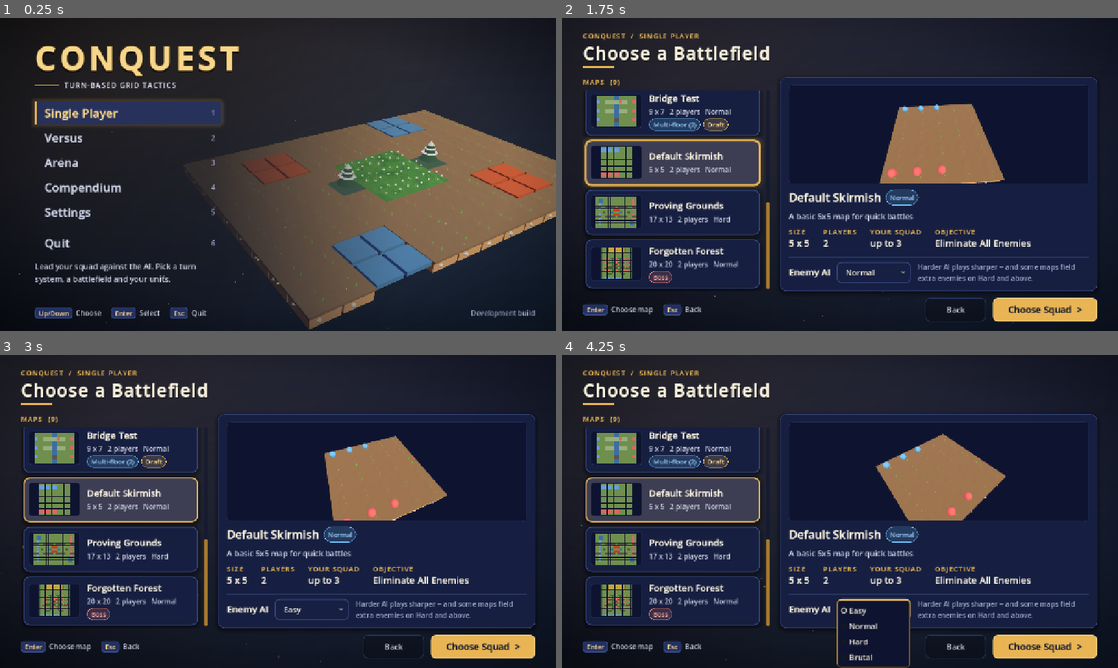
Above: before the commit, frames 1-4 (two rows, left to right).
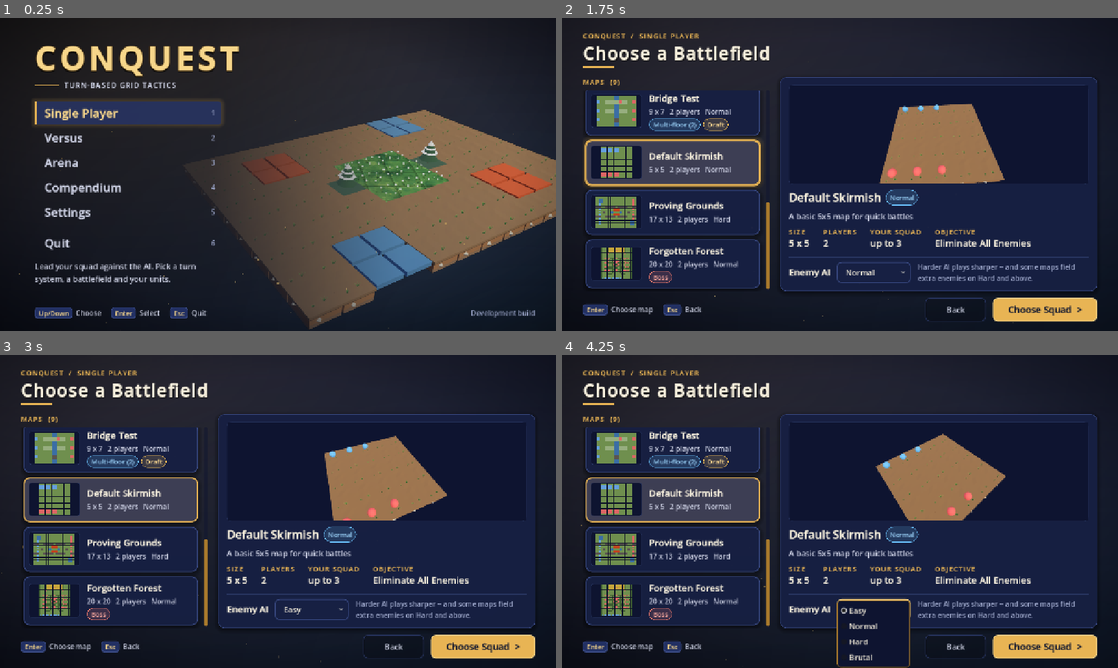
Above: after the commit, the same moments.

Repository: K-ennethA/Conquest
Game: Godot game, scene res://menus/MainMenu.tscn
Two runs of this game, one before a commit and one after it. Both use one fixed random seed, a clock stepped at 60 frames per second and the inputs below.
Inputs (mouse positions are in pixels of both pictures, inside the frame that each line leads up to):
- Up to frame 1 (0.25 s): no input
- Up to frame 2 (1.75 s): click "Single Player" at 0.5 s; click (739, 190) at 1.25 s
- Up to frame 3 (3 s): click "Normal" at 2 s; click "Normal" at 2.75 s
- Up to frame 4 (4.25 s): click "Easy" at 3.5 s

The runs differ from the first frame. In frame 1, 1.3% of the frame differs, in the area x 45-100%, y 30-100%; in frame 2, less than 0.1%; in frame 3, less than 0.1%; in frame 4, less than 0.1%.

Commit message:
feat(tiles): painterly grass tile
Shader: world-space lush/sun-dried field drift, domain-warped brush
strokes along the wind, cellular clover clumps, rare wildflower specks,
posterized ramp; fake bevel + fine seam so every cell reads on the grid
(the old edge darkening used UVs the generated cap mesh never had).
Deeper palette so units pop.

Geometry (LowPolyTileBuilder): curved 3-5 blade tufts with base->tip
gradient and lush/dry tips, occasional wildflowers and pebbles, layered
humus/earth/clay soil sides instead of flat tan, and a gentle wind sway
on everything above the grass surface. Before/after in
docs/screenshots/grass/.

Co-Authored-By: Claude Opus 5.5 <noreply@anthropic.com>
Claude-Session: https://claude.ai/code/session_0162bpEGUe9eHwfx1BhGZr9d

Diff:
--- a/tile_objects/tiles/lowpoly/LowPolyTileBuilder.gd
+++ b/tile_objects/tiles/lowpoly/LowPolyTileBuilder.gd
@@ -25,10 +25,33 @@
 const DIRT_BOTTOM: float = -0.7
 const DIRT_HALF: float = 0.94      # inset so the green cap overhangs the dirt
 
-const DIRT_COLOR: Color = Color(0.82, 0.55, 0.35, 1.0)   # warm tan (like the ref)
-const DIRT_DARK: Color = Color(0.66, 0.42, 0.26, 1.0)
-const ROCK_COLOR: Color = Color(0.86, 0.86, 0.83, 1.0)   # light stone
-const TUFT_COLOR: Color = Color(0.42, 0.78, 0.30, 1.0)
+# Layered soil sides: a dark humus band under the grass lip, warm earth in the
+# middle, a cooler clay base. Two shades per band alternate by face so the block
+# still reads as faceted under flat lighting.
+const DIRT_COLOR: Color = Color(0.55, 0.37, 0.23, 1.0)   # warm earth (mid band)
+const DIRT_DARK: Color = Color(0.45, 0.29, 0.18, 1.0)
+const HUMUS_COLOR: Color = Color(0.30, 0.21, 0.14, 1.0)  # dark top band
+const HUMUS_DARK: Color = Color(0.24, 0.17, 0.11, 1.0)
+const CLAY_COLOR: Color = Color(0.47, 0.36, 0.27, 1.0)   # cooler bottom band
+const CLAY_DARK: Color = Color(0.39, 0.29, 0.22, 1.0)
+const HUMUS_BOTTOM: float = -0.16
+const CLAY_TOP: float = -0.48
+const ROCK_COLOR: Color = Color(0.74, 0.73, 0.68, 1.0)   # weathered stone
+const ROCK_DARK: Color = Color(0.58, 0.57, 0.53, 1.0)
+
+# Short-grass tuft gradient (opaque): shadowed base -> leaf green -> sunlit tip.
+# Each tuft picks a lush or a sun-dried variant so the field isn't uniform.
+const TUFT_BASE: Color = Color(0.10, 0.27, 0.12, 1.0)
+const TUFT_MID: Color = Color(0.25, 0.50, 0.21, 1.0)
+const TUFT_TIP: Color = Color(0.55, 0.74, 0.32, 1.0)
+const TUFT_TIP_DRY: Color = Color(0.72, 0.74, 0.38, 1.0)
+const FLOWER_COLORS: Array[Color] = [
+	Color(0.97, 0.96, 0.90, 1.0),   # daisy white
+	Color(0.99, 0.83, 0.30, 1.0),   # buttercup yellow
+	Color(0.80, 0.68, 0.97, 1.0),   # lilac
+]
+const FLOWER_CENTRE: Color = Color(0.96, 0.66, 0.16, 1.0)
+const STEM_COLOR: Color = Color(0.20, 0.42, 0.18, 1.0)
 
 # Tall-grass blade gradient: a dark green base rising to a bright, faintly
 # yellow-green tip -- the stylized "clump of pointed blades" look. Applied per
@@ -42,7 +65,7 @@
 const GRASS_BLADE_TIP: Color = Color(0.44, 0.82, 0.32, 0.68)   # bright (but still green) lit tip
 
 var _rng: int = 1
-static var _decor_mat: StandardMaterial3D = null
+static var _decor_mat: ShaderMaterial = null
 static var _grass_mat: StandardMaterial3D = null
 
 
@@ -154,25 +177,33 @@
 	var n := PackedVector3Array()
 	var c := PackedColorArray()
 
-	# Dirt base: a faceted box from DIRT_TOP down to DIRT_BOTTOM, inset under the cap.
+	# Dirt base: a faceted box from DIRT_TOP down to DIRT_BOTTOM, inset under the cap,
+	# built as three soil bands (humus / earth / clay) for a layered cross-section.
 	var d := DIRT_HALF
 	var top := DIRT_TOP
 	var bot := DIRT_BOTTOM
-	var corners_top := [
-		Vector3(-d, top, -d), Vector3(d, top, -d), Vector3(d, top, d), Vector3(-d, top, d)]
 	var corners_bot := [
 		Vector3(-d, bot, -d), Vector3(d, bot, -d), Vector3(d, bot, d), Vector3(-d, bot, d)]
-	for i in range(4):
-		var t0: Vector3 = corners_top[i]
-		var t1: Vector3 = corners_top[(i + 1) % 4]
-		var b0: Vector3 = corners_bot[i]
-		var b1: Vector3 = corners_bot[(i + 1) % 4]
-		var outward := ((t0 + t1) * 0.5)
-		outward.y = 0.0
-		outward = outward.normalized()
-		var shade: Color = DIRT_COLOR if (i % 2 == 0) else DIRT_DARK
-		_tri(v, n, c, t0, t1, b1, outward, shade)
-		_tri(v, n, c, t0, b1, b0, outward, shade)
+	var bands := [
+		[top, HUMUS_BOTTOM, HUMUS_COLOR, HUMUS_DARK],
+		[HUMUS_BOTTOM, CLAY_TOP, DIRT_COLOR, DIRT_DARK],
+		[CLAY_TOP, bot, CLAY_COLOR, CLAY_DARK],
+	]
+	var xz := [Vector2(-d, -d), Vector2(d, -d), Vector2(d, d), Vector2(-d, d)]
+	for band in bands:
+		var y0: float = band[0]
+		var y1: float = band[1]
+		for i in range(4):
+			var p0: Vector2 = xz[i]
+			var p1: Vector2 = xz[(i + 1) % 4]
+			var t0 := Vector3(p0.x, y0, p0.y)
+			var t1 := Vector3(p1.x, y0, p1.y)
+			var b0 := Vector3(p0.x, y1, p0.y)
+			var b1 := Vector3(p1.x, y1, p1.y)
+			var outward := Vector3((p0.x + p1.x) * 0.5, 0.0, (p0.y + p1.y) * 0.5).normalized()
+			var shade: Color = band[2] if (i % 2 == 0) else band[3]
+			_tri(v, n, c, t0, t1, b1, outward, shade)
+			_tri(v, n, c, t0, b1, b0, outward, shade)
 	# Dirt bottom cap (so it's solid from below at edges).
 	_tri(v, n, c, corners_bot[0], corners_bot[1], corners_bot[2], Vector3.DOWN, DIRT_DARK)
 	_tri(v, n, c, corners_bot[0], corners_bot[2], corners_bot[3], Vector3.DOWN, DIRT_DARK)
@@ -199,19 +230,35 @@
 	#   MEADOW -> slightly denser,  TREE -> a few (tree prop owns the centre),
 	#   DIRT   -> 0-2 sparse blades (it's a dirt patch, not grassy).
 	if style != Style.TALL_GRASS:
-		var tuft_count: int = 5
+		var tuft_count: int = 8
+		var flower_chance: float = 0.45
 		match style:
 			Style.MEADOW:
-				tuft_count = 7
+				tuft_count = 10
+				flower_chance = 0.9
 			Style.TREE:
-				tuft_count = 4
+				tuft_count = 5
+				flower_chance = 0.2
 			Style.DIRT:
 				tuft_count = int(_rand() * 3.0)
+				flower_chance = 0.0
 		for t in range(tuft_count):
-			var bx: float = _rand_range(-0.7, 0.7)
-			var bz: float = _rand_range(-0.7, 0.7)
-			var th: float = _rand_range(0.14, 0.24)
-			_add_tuft(v, n, c, Vector3(bx, CAP_TOP, bz), th)
+			var bx: float = _rand_range(-0.78, 0.78)
+			var bz: float = _rand_range(-0.78, 0.78)
+			var th: float = _rand_range(0.13, 0.27)
+			_add_blade_tuft(v, n, c, Vector3(bx, CAP_TOP, bz), th)
+		# A couple of wildflowers and the odd pebble for visual interest.
+		var flowers: int = 0
+		if _rand() < flower_chance:
+			flowers = 1 + int(_rand() * 2.0)
+		for f in range(flowers):
+			var fx: float = _rand_range(-0.7, 0.7)
+			var fz: float = _rand_range(-0.7, 0.7)
+			_add_flower(v, n, c, Vector3(fx, CAP_TOP, fz), _rand_range(0.12, 0.2))
+		if style != Style.DIRT and _rand() < 0.35:
+			var px: float = _rand_range(-0.7, 0.7)
+			var pz: float = _rand_range(-0.7, 0.7)
+			_add_pebble(v, n, c, Vector3(px, CAP_TOP, pz), _rand_range(0.04, 0.07))
 
 	return _mesh(v, n, c)
 
@@ -244,19 +291,89 @@
 		var a: Vector3 = ring[i]
 		var b: Vector3 = ring[(i + 1) % 4]
 		_tri(v, n, c, top, a, b, (((top + a + b) / 3.0) - center), ROCK_COLOR)
-		_tri(v, n, c, bot, b, a, (((bot + a + b) / 3.0) - center), ROCK_COLOR)
-
-
-func _add_tuft(v: PackedVector3Array, n: PackedVector3Array, c: PackedColorArray, base: Vector3, h: float) -> void:
-	# A thin tapered 3-sided spike.
-	var w: float = 0.05
-	var tip := base + Vector3(_rand_range(-0.03, 0.03), h, _rand_range(-0.03, 0.03))
-	var b0 := base + Vector3(-w, 0, -w * 0.5)
-	var b1 := base + Vector3(w, 0, -w * 0.5)
-	var b2 := base + Vector3(0, 0, w)
-	_tri(v, n, c, b0, b1, tip, Vector3(0, 0, -1), TUFT_COLOR)
-	_tri(v, n, c, b1, b2, tip, Vector3(1, 0, 1).normalized(), TUFT_COLOR)
-	_tri(v, n, c, b2, b0, tip, Vector3(-1, 0, 1).normalized(), TUFT_COLOR)
+		_tri(v, n, c, bot, b, a, (((bot + a + b) / 3.0) - center), ROCK_DARK)
+
+
+## A short-grass tuft: 3-5 curved, tapered blades fanning out from [param base].
+## Each blade is a 3-sided spike in two segments (base ring -> bent mid ring -> tip)
+## so it reads as a curved leaf from any angle without double-sided rendering. Tip
+## colour is lush or sun-dried per tuft.
+func _add_blade_tuft(v: PackedVector3Array, n: PackedVector3Array, c: PackedColorArray, base: Vector3, h: float) -> void:
+	var blades: int = 3 + int(_rand() * 3.0)
+	var tip_col: Color = TUFT_TIP if _rand() < 0.7 else TUFT_TIP_DRY
+	var spin: float = _rand() * TAU
+	for i in range(blades):
+		var ang: float = spin + TAU * float(i) / float(blades) + _rand_range(-0.4, 0.4)
+		var dir := Vector3(cos(ang), 0.0, sin(ang))
+		var bh: float = h * _rand_range(0.7, 1.15)
+		var lean: float = bh * _rand_range(0.35, 0.8)
+		var w: float = 0.028
+		var root: Vector3 = base + dir * 0.02
+		var mid: Vector3 = root + dir * (lean * 0.35) + Vector3(0.0, bh * 0.6, 0.0)
+		var tip: Vector3 = root + dir * lean + Vector3(0.0, bh, 0.0)
+		var ring0 := _ring(root, dir, w)
+		var ring1 := _ring(mid, dir, w * 0.55)
+		for k in range(3):
+			var a0: Vector3 = ring0[k]
+			var a1: Vector3 = ring0[(k + 1) % 3]
+			var m0: Vector3 = ring1[k]
+			var m1: Vector3 = ring1[(k + 1) % 3]
+			var out: Vector3 = ((a0 + a1) * 0.5 - root)
+			out.y = 0.0
+			out = out.normalized() + Vector3(0.0, 0.35, 0.0)
+			_tri_grad(v, n, c, a0, a1, m1, out, TUFT_BASE, TUFT_BASE, TUFT_MID)
+			_tri_grad(v, n, c, a0, m1, m0, out, TUFT_BASE, TUFT_MID, TUFT_MID)
+			_tri_grad(v, n, c, m0, m1, tip, out, TUFT_MID, TUFT_MID, tip_col)
+
+
+## Three points around [param centre] in the plane across [param dir] (a thin
+## triangular cross-section for a blade).
+func _ring(centre: Vector3, dir: Vector3, w: float) -> Array:
+	var side := Vector3(-dir.z, 0.0, dir.x)
+	return [centre + side * w, centre - side * w, centre - dir * w * 0.9]
+
+
+## A tiny wildflower: a thin stem and a flat five-petal star facing up.
+func _add_flower(v: PackedVector3Array, n: PackedVector3Array, c: PackedColorArray, base: Vector3, h: float) -> void:
+	var head: Vector3 = base + Vector3(_rand_range(-0.03, 0.03), h, _rand_range(-0.03, 0.03))
+	var sw: float = 0.012
+	var s0 := base + Vector3(-sw, 0.0, 0.0)
+	var s1 := base + Vector3(sw, 0.0, 0.0)
+	var s2 := base + Vector3(0.0, 0.0, sw)
+	_tri(v, n, c, s0, s1, head, Vector3(0, 0, -1), STEM_COLOR)
+	_tri(v, n, c, s1, s2, head, Vector3(1, 0, 1).normalized(), STEM_COLOR)
+	_tri(v, n, c, s2, s0, head, Vector3(-1, 0, 1).normalized(), STEM_COLOR)
+	var col: Color = FLOWER_COLORS[int(_rand() * float(FLOWER_COLORS.size())) % FLOWER_COLORS.size()]
+	var r: float = _rand_range(0.045, 0.065)
+	var spin: float = _rand() * TAU
+	var centre := head + Vector3(0.0, 0.004, 0.0)
+	for i in range(5):
+		var a: float = spin + TAU * float(i) / 5.0
+		var tip := head + Vector3(cos(a) * r, 0.0, sin(a) * r)
+		var l := head + Vector3(cos(a - 0.5) * r * 0.45, 0.0, sin(a - 0.5) * r * 0.45)
+		var rr := head + Vector3(cos(a + 0.5) * r * 0.45, 0.0, sin(a + 0.5) * r * 0.45)
+		_tri(v, n, c, l, tip, rr, Vector3.UP, col)
+		_tri(v, n, c, head, l, rr, Vector3.UP, col)
+	var cr: float = r * 0.3
+	for i in range(5):
+		var a0: float = TAU * float(i) / 5.0
+		var a1: float = TAU * float(i + 1) / 5.0
+		_tri(v, n, c, centre, centre + Vector3(cos(a0) * cr, 0.0, sin(a0) * cr),
+			centre + Vector3(cos(a1) * cr, 0.0, sin(a1) * cr), Vector3.UP, FLOWER_CENTRE)
+
+
+## A small half-buried pebble on the grass (low faceted dome).
+func _add_pebble(v: PackedVector3Array, n: PackedVector3Array, c: PackedColorArray, centre: Vector3, s: float) -> void:
+	var top := centre + Vector3(0.0, s * 0.8, 0.0)
+	var ring: Array = []
+	for i in range(5):
+		var a: float = TAU * float(i) / 5.0 + _rand_range(-0.2, 0.2)
+		ring.append(centre + Vector3(cos(a) * s * 1.3, 0.0, sin(a) * s))
+	for i in range(5):
+		var a: Vector3 = ring[i]
+		var b: Vector3 = ring[(i + 1) % 5]
+		var col: Color = ROCK_COLOR if (i % 2 == 0) else ROCK_DARK
+		_tri(v, n, c, top, a, b, ((top + a + b) / 3.0) - centre, col)
 
 
 ## A bushy clump of pointed grass blades fanning out from [param base] to roughly
@@ -351,12 +468,34 @@
 	return m
 
 
-func _get_decor_mat() -> StandardMaterial3D:
+## Shared vertex-coloured material for the dirt base, rocks, tufts and flowers.
+## Anything above the grass surface (CAP_TOP) sways gently in the wind, more at the
+## tips; the soil block below never moves. World-space phase so neighbouring tiles
+## ripple together like one field.
+func _get_decor_mat() -> ShaderMaterial:
 	if _decor_mat == null:
-		_decor_mat = StandardMaterial3D.new()
-		_decor_mat.vertex_color_use_as_albedo = true
-		_decor_mat.roughness = 1.0
-		_decor_mat.metallic = 0.0
+		var sh := Shader.new()
+		sh.code = """
+shader_type spatial;
+render_mode cull_back;
+uniform float sway_strength = 0.035;
+uniform float sway_speed = 1.3;
+uniform float ground_y = %f;
+void vertex() {
+	float above = max(VERTEX.y - ground_y, 0.0);
+	vec3 wp = (MODEL_MATRIX * vec4(VERTEX, 1.0)).xyz;
+	float ph = TIME * sway_speed + wp.x * 0.7 + wp.z * 0.45;
+	float k = above * above * 6.0;
+	VERTEX.x += sin(ph) * sway_strength * k;
+	VERTEX.z += cos(ph * 0.8) * sway_strength * 0.6 * k;
+}
+void fragment() {
+	ALBEDO = COLOR.rgb;
+	ROUGHNESS = 1.0;
+}
+""" % CAP_TOP
+		_decor_mat = ShaderMaterial.new()
+		_decor_mat.shader = sh
 	return _decor_mat
 
 
--- a/tile_objects/tiles/materials/stylized_grass_material.tres
+++ b/tile_objects/tiles/materials/stylized_grass_material.tres
@@ -6,14 +6,3 @@
 resource_name = "StylizedGrass"
 render_priority = 0
 shader = ExtResource("1_grass")
-shader_parameter/grass_dark = Color(0.17, 0.4, 0.19, 1)
-shader_parameter/grass_mid = Color(0.29, 0.56, 0.25, 1)
-shader_parameter/grass_bright = Color(0.47, 0.72, 0.34, 1)
-shader_parameter/blade_scale = 3.5
-shader_parameter/tuft_scale = 1.4
-shader_parameter/pattern_contrast = 0.8
-shader_parameter/wind_speed = 0.4
-shader_parameter/wind_strength = 0.14
-shader_parameter/wind_dir = Vector2(1, 0.35)
-shader_parameter/edge_darken = 0.22
-shader_parameter/edge_softness = 0.78
--- a/tile_objects/tiles/shaders/stylized_grass.gdshader
+++ b/tile_objects/tiles/shaders/stylized_grass.gdshader
@@ -2,38 +2,62 @@
 render_mode cull_back, diffuse_toon, specular_disabled;
 
 // =============================================================
-//  Stylized Animated Grass  (top-down tactics tiles)
+//  Stylized Painterly Grass  (top-down tactics tiles)
 //  - Fully procedural: needs NO texture assets.
 //  - Pattern is driven by WORLD position, so every grass tile
 //    sharing this material forms ONE continuous, seamless field.
-//  - Gentle wind ripple so the grass reads as "alive".
-//  - Toon diffuse for a clean, non-realistic animated look.
+//  - Layers (bottom -> top):
+//      1. Field tint: very low-frequency drift between a lush and a
+//         sun-dried palette, so a big map isn't one flat green.
+//      2. Painterly strokes: domain-warped fbm stretched along the wind,
+//         reading like brushed grass rather than noise.
+//      3. Clover clumps: soft cellular blobs, slightly darker/cooler.
+//      4. Wildflower specks: rare, tiny, colour-varied dots (near only).
+//  - Tile readability: a fake bevel (lit top-left rim, shaded bottom-right
+//    rim) plus a fine seam, instead of a flat uniform edge darkening.
+//  - Gentle wind drift so the field reads as "alive".
 //  Reuse: assign this same material to any grass tile.
 // =============================================================
 
 group_uniforms Palette;
-uniform vec3 grass_dark   : source_color = vec3(0.09, 0.28, 0.12);
-uniform vec3 grass_mid    : source_color = vec3(0.22, 0.52, 0.20);
-uniform vec3 grass_bright : source_color = vec3(0.50, 0.74, 0.32);
+uniform vec3 grass_dark   : source_color = vec3(0.11, 0.26, 0.15);
+uniform vec3 grass_mid    : source_color = vec3(0.21, 0.41, 0.20);
+uniform vec3 grass_bright : source_color = vec3(0.41, 0.58, 0.27);
+// Sun-dried patches blended in by the field tint (warmer, yellower).
+uniform vec3 grass_dry    : source_color = vec3(0.50, 0.54, 0.28);
+// Cool shadowed clover.
+uniform vec3 clover_color : source_color = vec3(0.12, 0.33, 0.24);
 group_uniforms;
 
 group_uniforms Pattern;
-// Higher = finer/denser vertical blade streaks.
-uniform float blade_scale : hint_range(1.0, 30.0) = 9.0;
+// Higher = finer/denser brush strokes.
+uniform float blade_scale : hint_range(1.0, 30.0) = 5.0;
 // Size of the lighter/darker grass clumps (tufts).
-uniform float tuft_scale : hint_range(0.25, 8.0) = 2.0;
+uniform float tuft_scale : hint_range(0.25, 8.0) = 1.1;
 // Push the two-tone contrast up or down.
-uniform float pattern_contrast : hint_range(0.2, 3.0) = 1.15;
+uniform float pattern_contrast : hint_range(0.2, 3.0) = 1.0;
+// World-space size of the lush <-> dry field drift (smaller = broader patches).
+uniform float field_scale : hint_range(0.01, 1.0) = 0.07;
+uniform float dry_amount : hint_range(0.0, 1.0) = 0.35;
+uniform float clover_amount : hint_range(0.0, 1.0) = 0.55;
+uniform float flower_density : hint_range(0.0, 0.2) = 0.012;
 group_uniforms;
 
 group_uniforms Wind;
 uniform float wind_speed : hint_range(0.0, 3.0) = 0.4;
-uniform float wind_strength : hint_range(0.0, 0.6) = 0.14;
+uniform float wind_strength : hint_range(0.0, 0.6) = 0.12;
 uniform vec2 wind_dir = vec2(1.0, 0.35);
 group_uniforms;
 
 group_uniforms Edges;
-// Subtle darkening at tile borders keeps the grid readable for units/cursor.
+// Fake bevel: lit rim on the top-left edges, shaded rim bottom-right. Keeps the
+// grid readable for units/cursor while giving each tile a soft pillowy volume.
+uniform float bevel_light : hint_range(0.0, 0.6) = 0.16;
+uniform float bevel_shade : hint_range(0.0, 0.8) = 0.26;
+uniform float bevel_width : hint_range(0.02, 0.4) = 0.13;
+// Thin seam right at the tile border.
+uniform float seam_darken : hint_range(0.0, 0.8) = 0.30;
+// Legacy knobs (kept so existing materials/overrides still load).
 uniform float edge_darken : hint_range(0.0, 0.8) = 0.22;
 uniform float edge_softness : hint_range(0.5, 1.0) = 0.78;
 group_uniforms;
@@ -46,35 +70,93 @@
 	world_pos = (MODEL_MATRIX * vec4(VERTEX, 1.0)).xyz;
 }
 
+// Cellular (Worley) distance to the nearest jittered point: soft round blobs.
+float cell_dist(vec2 p, out vec2 cell_id) {
+	vec2 i = floor(p);
+	vec2 f = fract(p);
+	float best = 8.0;
+	cell_id = i;
+	for (int y = -1; y <= 1; y++) {
+		for (int x = -1; x <= 1; x++) {
+			vec2 g = vec2(float(x), float(y));
+			vec2 o = vec2(hash21(i + g), hash21(i + g + 17.31));
+			float d = length(g + o - f);
+			if (d < best) {
+				best = d;
+				cell_id = i + g;
+			}
+		}
+	}
+	return best;
+}
+
 void fragment() {
-	vec2 wp = world_pos.xz;
+	vec2 base_wp = world_pos.xz;
+	vec2 wp = base_wp;
 
-	// Wind: slowly oscillating offset so the whole pattern ripples.
+	// Wind: slowly oscillating offset so the strokes ripple.
 	vec2 wdir = normalize(wind_dir);
 	float gust = sin(TIME * wind_speed + wp.x * 0.6 + wp.y * 0.4) * 0.5 + 0.5;
 	vec2 wind = wdir * gust * wind_strength;
 	wp += wind;
 
-	// Vertical blade streaks (stretched noise) + soft tuft clumps.
-	float blades = vnoise(vec2(wp.x * blade_scale, wp.y * blade_scale * 0.22));
+	float cam_dist = length(world_pos - CAMERA_POSITION_WORLD);
+	// Procedural detail has no mipmaps: fade fine detail with distance so far
+	// tiles don't shimmer into muddy noise.
+	float near_amt = 1.0 - smoothstep(12.0, 46.0, cam_dist);
+
+	// 1. Field tint (lush <-> dry), static (no wind) so patches don't swim.
+	float field = fbm(base_wp * field_scale + vec2(3.7, 1.3));
+	float dry = smoothstep(0.48, 0.72, field) * dry_amount;
+
+	// 2. Painterly strokes: domain-warped fbm, stretched along the wind axis.
+	vec2 side = vec2(-wdir.y, wdir.x);
+	vec2 sp = vec2(dot(wp, wdir) * 0.35, dot(wp, side)) * blade_scale;
+	vec2 warp = vec2(fbm(wp * 0.9), fbm(wp * 0.9 + 5.2)) * 1.6;
+	float strokes = fbm(sp + warp);
 	float tuft = fbm(wp * tuft_scale + wind * 2.0);
-	// Fade the FINE blade detail out with camera distance: procedural detail has no
-	// mipmaps, so far tiles otherwise shimmer into muddy noise. Near, keep the
-	// blades+tuft mix; far, fall back to the smooth low-frequency tuft clumps.
-	float cam_dist = length(world_pos - CAMERA_POSITION_WORLD);
-	float near_amt = 1.0 - smoothstep(10.0, 42.0, cam_dist);
-	float detailed = mix(blades, tuft, 0.5);
-	float t = mix(tuft, detailed, near_amt);
-	t = clamp((t - 0.5) * pattern_contrast + 0.5, 0.0, 1.0);
+	float t = mix(tuft, mix(strokes, tuft, 0.35), near_amt);
+	t = clamp((t - 0.5) * pattern_contrast * 1.6 + 0.5, 0.0, 1.0);
+	// Posterize a little for the hand-painted, cel-shaded read.
+	t = floor(t * 5.0 + 0.5) / 5.0 * 0.6 + t * 0.4;
 
-	// Three-tone stylized ramp.
-	vec3 col = mix(grass_dark, grass_mid, smoothstep(0.0, 0.6, t));
-	col = mix(col, grass_bright, smoothstep(0.55, 1.0, t));
+	vec3 col = mix(grass_dark, grass_mid, smoothstep(0.0, 0.55, t));
+	col = mix(col, grass_bright, smoothstep(0.5, 1.0, t));
+	col = mix(col, mix(col, grass_dry, 0.75), dry);
 
-	// Edge darkening (uses per-face UV of the box top).
-	vec2 e = abs(UV - 0.5) * 2.0;
-	float edge = max(e.x, e.y);
-	col *= 1.0 - edge_darken * smoothstep(edge_softness, 1.0, edge);
+	// 3. Clover clumps: soft cellular blobs, cooler and a touch darker.
+	vec2 cid;
+	float cd = cell_dist(base_wp * 1.35, cid);
+	float clump_on = step(0.45, hash21(cid + 3.1));
+	float clover = (1.0 - smoothstep(0.18, 0.46, cd)) * clump_on * clover_amount * (0.4 + 0.6 * near_amt);
+	col = mix(col, clover_color, clover * 0.7);
+
+	// 4. Wildflower specks (near only, rare, colour-varied).
+	vec2 fid;
+	float fd = cell_dist(base_wp * 5.5, fid);
+	float fh = hash21(fid + 9.7);
+	if (fh < flower_density && near_amt > 0.05) {
+		float petal = 1.0 - smoothstep(0.10, 0.16, fd);
+		float pick = hash21(fid + 1.9);
+		vec3 fcol = pick < 0.4 ? vec3(0.96, 0.95, 0.86)
+			: (pick < 0.75 ? vec3(0.98, 0.84, 0.32) : vec3(0.78, 0.66, 0.95));
+		float centre = 1.0 - smoothstep(0.0, 0.045, fd);
+		fcol = mix(fcol, vec3(0.95, 0.70, 0.20), centre * 0.8);
+		col = mix(col, fcol, petal * near_amt * near_amt);
+	}
+
+	// Tile edges: fake bevel + seam. The cap mesh is generated (no UVs) and randomly
+	// rotated per tile, so derive the 0..1 in-tile position from WORLD xz instead
+	// (cells are 2 units wide, aligned to even world coordinates).
+	vec2 uv = fract(base_wp * 0.5);
+	float to_left = uv.x, to_right = 1.0 - uv.x;
+	float to_top = uv.y, to_bottom = 1.0 - uv.y;
+	float lit_rim = 1.0 - smoothstep(0.0, bevel_width, min(to_left, to_top));
+	float shade_rim = 1.0 - smoothstep(0.0, bevel_width, min(to_right, to_bottom));
+	col *= 1.0 + bevel_light * lit_rim;
+	col *= 1.0 - bevel_shade * shade_rim;
+	float seam = 1.0 - smoothstep(0.0, 0.022, min(min(to_left, to_right), min(to_top, to_bottom)));
+	col *= 1.0 - seam_darken * seam;
 
 	ALBEDO = col;
 	ROUGHNESS = 1.0;
Not shown, added: docs/screenshots/grass/.gdignore
Binary file added: docs/screenshots/grass/cmp_default_skirmish_close.jpg
Binary file added: docs/screenshots/grass/cmp_default_skirmish_wide.jpg
Binary file added: docs/screenshots/grass/cmp_forgotten_forest_close.jpg
Binary file added: docs/screenshots/grass/cmp_forgotten_forest_wide.jpg
Binary file added: docs/screenshots/grass/cmp_river_crossing_close.jpg
Binary file added: docs/screenshots/grass/cmp_river_crossing_wide.jpg
